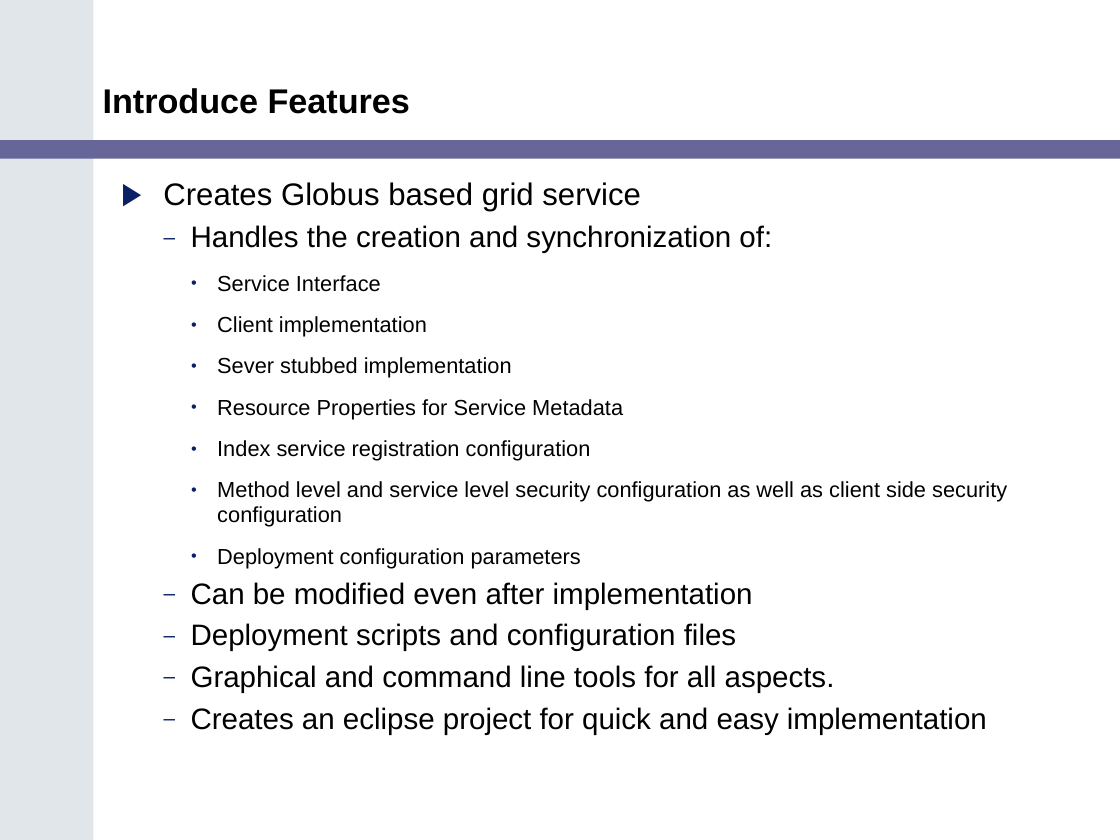
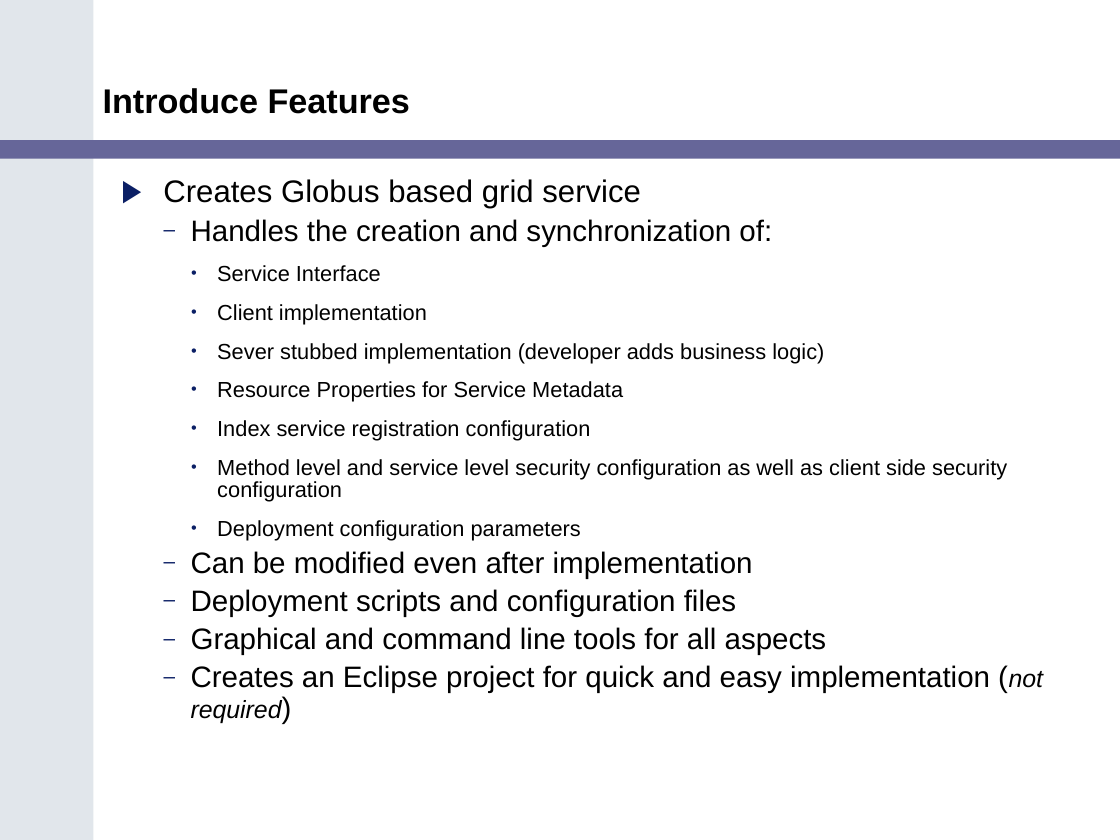
Before and after one commit to NCIP/cagrid-portal, a slide deck: slide 9 of cagrid-1-0/Documentation/presentations/200602_VCDE_ARCH/caGrid_Update_Arch_VCDE_Feb1.ppt. Drawn at 1120x840 pixels with LibreOffice and Linux fonts; fonts in the diff are those of the drawing; background and template pictures are left out. Boxes give left, top, right and bottom in pixels: in the first picture for what was removed or moved away, otherwise in the second. Text is boxed around its words. In the diff, an @@ line names an element or a change of style, - is before the commit and + after.

```diff
--- a/cagrid-1-0/Documentation/presentations/200602_VCDE_ARCH/caGrid_Update_Arch_VCDE_Feb1.ppt
+++ b/cagrid-1-0/Documentation/presentations/200602_VCDE_ARCH/caGrid_Update_Arch_VCDE_Feb1.ppt
@@ text at [163,179,1007,617]: line spacing 0.95 to 0.85 @@
@@ text at [217,343,824,363]: text changed @@
-    • Sever stubbed implementation
+    • Sever stubbed implementation (developer adds business logic)
@@ text at [191,627,1043,723]: text changed @@
-  – Graphical and command line tools for all aspects.
-  – Creates an eclipse project for quick and easy implementation
+  – Graphical and command line tools for all aspects
+  – Creates an Eclipse project for quick and easy implementation (not required)
```
Also in this commit, not shown: 5 other slides changed.
